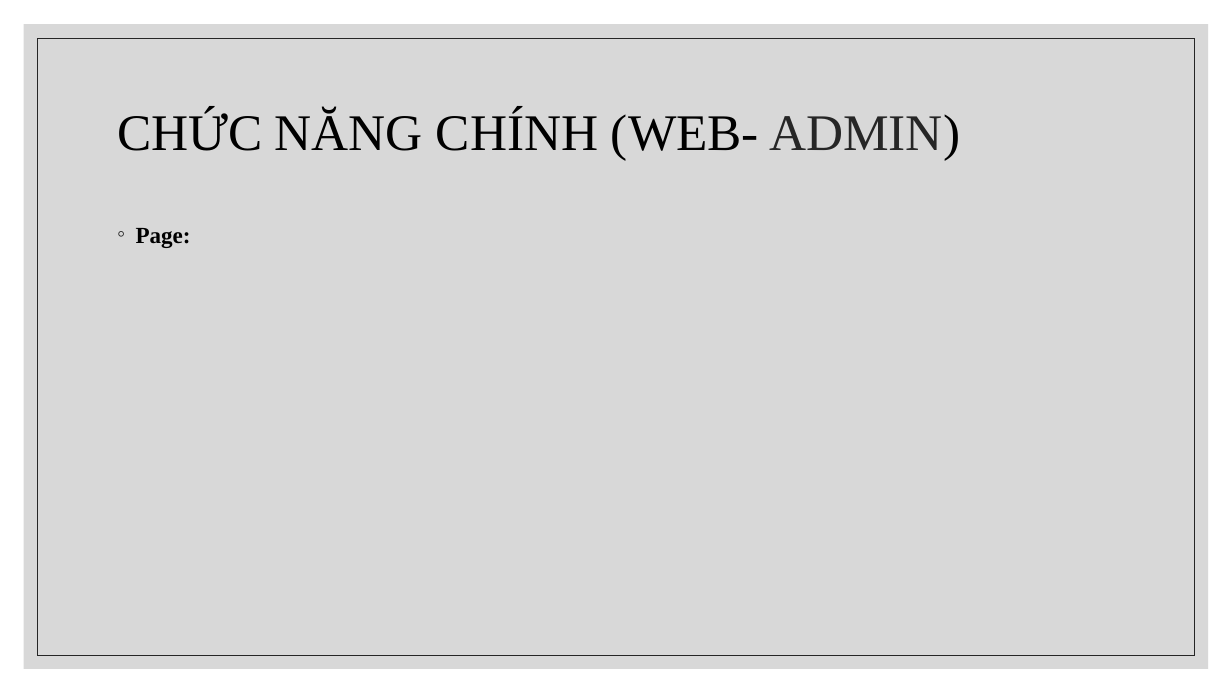
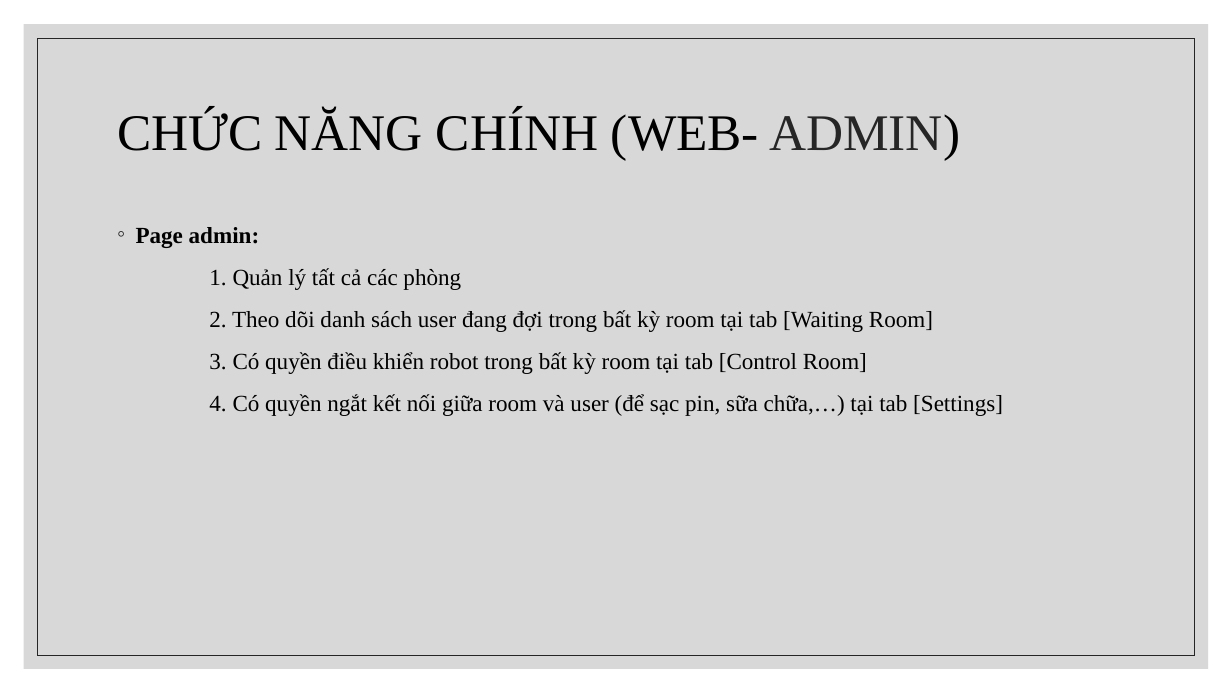
Before and after one commit to chet7h/restart_computer, a slide deck: slide 15 of Restart Computer.pptx (slide 9 before the commit). Drawn at 1232x693 pixels with LibreOffice and Linux fonts; fonts in the diff are those of the drawing. Boxes give left, top, right and bottom in pixels: in the first picture for what was removed or moved away, otherwise in the second. Text is boxed around its words. In the diff, an @@ line names an element or a change of style, - is before the commit and + after.

```diff
--- a/Restart Computer.pptx
+++ b/Restart Computer.pptx
@@ text at bbox=[136, 227, 1003, 416]: text changed; bold off @@
-◦ Page:
+◦ Page admin:
+1. Quản lý tất cả các phòng
+2. Theo dõi danh sách user đang đợi trong bất kỳ room tại tab [Waiting Room]
+3. Có quyền điều khiển robot trong bất kỳ room tại tab [Control Room]
+4. Có quyền ngắt kết nối giữa room và user (để sạc pin, sữa chữa,…) tại tab [Settings]
```
Also in this commit, not shown: 1 other slide changed, 10 slides added.
